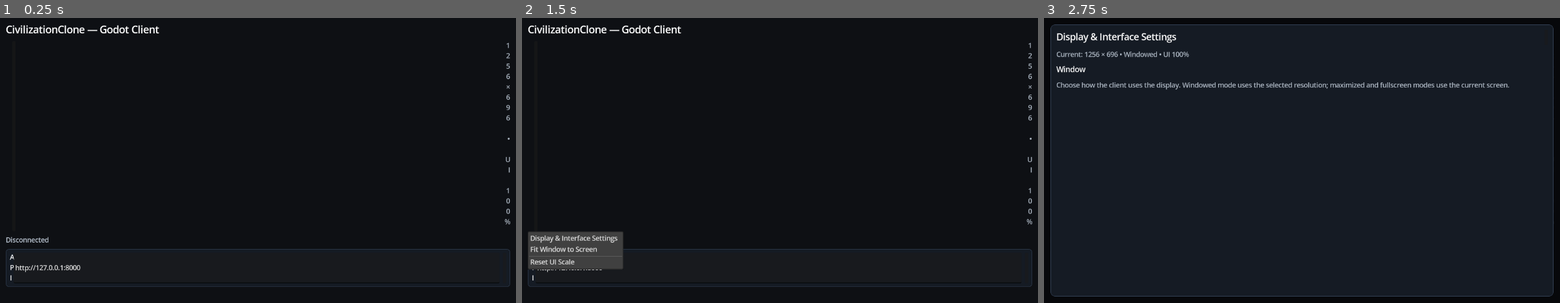
Above: before the commit, frames 1-3 (left to right).
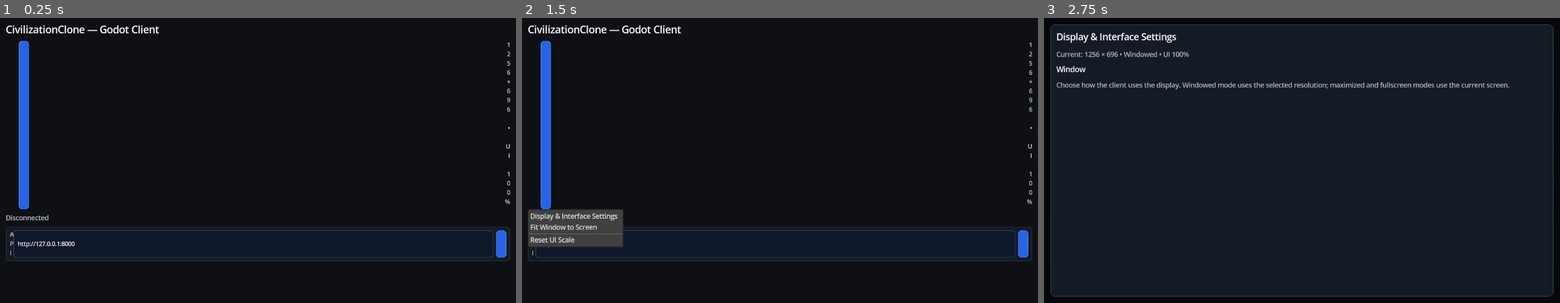
Above: after the commit, the same moments.

Repository: hasnocool/CivilizationClone
Game: Godot game, scene res://scenes/main.tscn
Same seed, same stepped clock (60 frames per second), same inputs: the game is played once before the commit and once after it.
Inputs (mouse positions are in pixels of both pictures, inside the frame that each line leads up to):
- Up to frame 1 (0.25 s): no input
- Up to frame 2 (1.5 s): tap Enter at 0.5 s; move the mouse to (893, 146) at 0.52 s; click (893, 146) at 0.67 s; click "Menu" at 1.25 s
- Up to frame 3 (2.75 s): click "Settings" at 2 s

The runs differ from the first frame. In frame 1, 3.0% of the frame differs, in the area x 1-99%, y 7-95%; in frame 2, 5.6%; in frame 3, less than 0.1%.
Error before the commit: Invalid assignment of property or key 'search_bar_enabled' with value of type 'bool' on a base object of type 'PopupMenu'. (res://scripts/ui_shell.gd:211)
Error after the commit: Invalid assignment of property or key 'search_bar_enabled' with value of type 'bool' on a base object of type 'PopupMenu'. (res://scripts/ui_shell.gd:299)

Commit message:
feat(godot): add distinct visual roles for controls and text

Diff:
--- a/clients/godot/scripts/ui_shell.gd
+++ b/clients/godot/scripts/ui_shell.gd
@@ -2,8 +2,24 @@
 extends Node
 
 const SettingsScreen := preload("res://scripts/settings_screen.gd")
+
 const PANEL_BG := Color("151b24")
 const PANEL_BORDER := Color("334155")
+const ACTION_BG := Color("2563eb")
+const ACTION_HOVER := Color("3b82f6")
+const ACTION_PRESSED := Color("1d4ed8")
+const ACTION_BORDER := Color("60a5fa")
+const SECONDARY_BG := Color("1e293b")
+const SECONDARY_HOVER := Color("334155")
+const FIELD_BG := Color("0f172a")
+const FIELD_BORDER := Color("475569")
+const FIELD_FOCUS := Color("60a5fa")
+const TITLE_TEXT := Color("f8fafc")
+const SECTION_TEXT := Color("dbeafe")
+const FIELD_LABEL_TEXT := Color("cbd5e1")
+const DESCRIPTION_TEXT := Color("94a3b8")
+const CONTROL_TEXT := Color("f8fafc")
+const DISABLED_TEXT := Color("94a3b8")
 const CONTROL_HEIGHT := 36.0
 const CONFIGURED_META := &"civilization_ui_shell_configured"
 
@@ -49,6 +65,7 @@
 	var menu := MenuButton.new()
 	menu.text = "Menu"
 	menu.custom_minimum_size.y = CONTROL_HEIGHT
+	_style_secondary_button(menu)
 	var popup := menu.get_popup()
 	popup.add_item("Display & Interface Settings", 0)
 	popup.add_item("Fit Window to Screen", 1)
@@ -60,6 +77,7 @@
 	var settings_button := Button.new()
 	settings_button.text = "Settings"
 	settings_button.custom_minimum_size.y = CONTROL_HEIGHT
+	_style_action_button(settings_button)
 	settings_button.pressed.connect(_open_settings)
 	toolbar.add_child(settings_button)
 
@@ -71,7 +89,8 @@
 	_display_label = Label.new()
 	_display_label.horizontal_alignment = HORIZONTAL_ALIGNMENT_RIGHT
 	_display_label.autowrap_mode = TextServer.AUTOWRAP_WORD_SMART
-	_display_label.modulate = Color("aeb8c4")
+	_display_label.add_theme_color_override("font_color", DESCRIPTION_TEXT)
+	_display_label.add_theme_font_size_override("font_size", 13)
 	toolbar.add_child(_display_label)
 
 	root_box.add_child(toolbar)
@@ -163,25 +182,22 @@
 
 	if control is PanelContainer:
 		_style_panel(control as PanelContainer)
-	if control is Button:
-		var button := control as Button
-		button.clip_text = true
-		button.text_overrun_behavior = TextServer.OVERRUN_TRIM_ELLIPSIS
-		button.custom_minimum_size.y = maxf(button.custom_minimum_size.y, CONTROL_HEIGHT)
+	if control is OptionButton:
+		_configure_option_button(control as OptionButton)
+	elif control is MenuButton:
+		_style_secondary_button(control as MenuButton)
+	elif control is Button:
+		_style_action_button(control as Button)
 	if control is LineEdit:
-		control.size_flags_horizontal = Control.SIZE_EXPAND_FILL
-		control.custom_minimum_size.y = maxf(control.custom_minimum_size.y, CONTROL_HEIGHT)
+		_style_line_edit(control as LineEdit)
 	if control is SpinBox:
 		control.size_flags_horizontal = Control.SIZE_EXPAND_FILL
 		control.custom_minimum_size.y = maxf(control.custom_minimum_size.y, CONTROL_HEIGHT)
-	if control is OptionButton:
-		_configure_option_button(control as OptionButton)
+		_style_line_edit((control as SpinBox).get_line_edit())
 	if control is Label:
-		var label := control as Label
-		if label.autowrap_mode == TextServer.AUTOWRAP_OFF:
-			label.autowrap_mode = TextServer.AUTOWRAP_WORD_SMART
+		_style_label(control as Label)
 	if control is RichTextLabel:
-		control.custom_minimum_size = Vector2(0, 120)
+		_style_rich_text(control as RichTextLabel)
 	if control is ScrollContainer:
 		var scroll := control as ScrollContainer
 		scroll.vertical_scroll_mode = ScrollContainer.SCROLL_MODE_AUTO
@@ -189,16 +205,83 @@
 func _style_panel(panel: PanelContainer) -> void:
 	if panel.has_theme_stylebox_override("panel"):
 		return
-	var style := StyleBoxFlat.new()
-	style.bg_color = PANEL_BG
-	style.border_color = PANEL_BORDER
-	style.set_border_width_all(1)
-	style.set_corner_radius_all(8)
-	style.content_margin_left = 10
-	style.content_margin_right = 10
-	style.content_margin_top = 9
-	style.content_margin_bottom = 9
+	var style := _box(PANEL_BG, PANEL_BORDER, 8, 10, 9)
 	panel.add_theme_stylebox_override("panel", style)
+
+func _style_action_button(button: Button) -> void:
+	button.clip_text = true
+	button.text_overrun_behavior = TextServer.OVERRUN_TRIM_ELLIPSIS
+	button.custom_minimum_size.y = maxf(button.custom_minimum_size.y, CONTROL_HEIGHT)
+	button.add_theme_stylebox_override("normal", _box(ACTION_BG, ACTION_BORDER, 7, 12, 7))
+	button.add_theme_stylebox_override("hover", _box(ACTION_HOVER, Color("93c5fd"), 7, 12, 7))
+	button.add_theme_stylebox_override("pressed", _box(ACTION_PRESSED, Color("bfdbfe"), 7, 12, 7))
+	button.add_theme_stylebox_override("focus", _box(ACTION_BG, Color("dbeafe"), 7, 11, 6, 2))
+	button.add_theme_stylebox_override("disabled", _box(Color("334155"), Color("475569"), 7, 12, 7))
+	button.add_theme_color_override("font_color", CONTROL_TEXT)
+	button.add_theme_color_override("font_hover_color", CONTROL_TEXT)
+	button.add_theme_color_override("font_pressed_color", CONTROL_TEXT)
+	button.add_theme_color_override("font_focus_color", CONTROL_TEXT)
+	button.add_theme_color_override("font_disabled_color", DISABLED_TEXT)
+	button.add_theme_font_size_override("font_size", 14)
+
+func _style_secondary_button(button: Button) -> void:
+	button.clip_text = true
+	button.text_overrun_behavior = TextServer.OVERRUN_TRIM_ELLIPSIS
+	button.custom_minimum_size.y = maxf(button.custom_minimum_size.y, CONTROL_HEIGHT)
+	button.add_theme_stylebox_override("normal", _box(SECONDARY_BG, FIELD_BORDER, 7, 12, 7))
+	button.add_theme_stylebox_override("hover", _box(SECONDARY_HOVER, Color("64748b"), 7, 12, 7))
+	button.add_theme_stylebox_override("pressed", _box(FIELD_BG, FIELD_FOCUS, 7, 12, 7))
+	button.add_theme_stylebox_override("focus", _box(SECONDARY_BG, FIELD_FOCUS, 7, 11, 6, 2))
+	button.add_theme_color_override("font_color", CONTROL_TEXT)
+	button.add_theme_color_override("font_hover_color", CONTROL_TEXT)
+	button.add_theme_color_override("font_pressed_color", CONTROL_TEXT)
+	button.add_theme_color_override("font_focus_color", CONTROL_TEXT)
+	button.add_theme_font_size_override("font_size", 14)
+
+func _style_line_edit(line_edit: LineEdit) -> void:
+	line_edit.size_flags_horizontal = Control.SIZE_EXPAND_FILL
+	line_edit.custom_minimum_size.y = maxf(line_edit.custom_minimum_size.y, CONTROL_HEIGHT)
+	line_edit.add_theme_stylebox_override("normal", _box(FIELD_BG, FIELD_BORDER, 6, 10, 6))
+	line_edit.add_theme_stylebox_override("focus", _box(FIELD_BG, FIELD_FOCUS, 6, 9, 5, 2))
+	line_edit.add_theme_stylebox_override("read_only", _box(Color("111827"), Color("334155"), 6, 10, 6))
+	line_edit.add_theme_color_override("font_color", CONTROL_TEXT)
+	line_edit.add_theme_color_override("placeholder_color", DESCRIPTION_TEXT)
+	line_edit.add_theme_color_override("caret_color", Color("bfdbfe"))
+	line_edit.add_theme_font_size_override("font_size", 14)
+
+func _style_label(label: Label) -> void:
+	if label.autowrap_mode == TextServer.AUTOWRAP_OFF:
+		label.autowrap_mode = TextServer.AUTOWRAP_WORD_SMART
+	var size := label.get_theme_font_size("font_size")
+	if size >= 20:
+		label.add_theme_color_override("font_color", TITLE_TEXT)
+		return
+	if size >= 17:
+		label.add_theme_color_override("font_color", SECTION_TEXT)
+		label.add_theme_font_size_override("font_size", maxi(size, 17))
+		return
+	if _looks_like_field_label(label):
+		label.add_theme_color_override("font_color", FIELD_LABEL_TEXT)
+		label.add_theme_font_size_override("font_size", 14)
+		return
+	if label.modulate == Color.WHITE:
+		label.add_theme_color_override("font_color", DESCRIPTION_TEXT)
+		label.add_theme_font_size_override("font_size", 13)
+
+func _looks_like_field_label(label: Label) -> bool:
+	var parent := label.get_parent()
+	if parent is GridContainer:
+		return true
+	if parent is HFlowContainer or parent is HBoxContainer:
+		var text := label.text.strip_edges()
+		return text.length() <= 24 and not text.contains("\n") and not text.contains(":")
+	return false
+
+func _style_rich_text(rich: RichTextLabel) -> void:
+	rich.custom_minimum_size = Vector2(0, 120)
+	rich.add_theme_stylebox_override("normal", _box(Color("0b1220"), Color("273449"), 6, 9, 8))
+	rich.add_theme_color_override("default_color", Color("cbd5e1"))
+	rich.add_theme_font_size_override("normal_font_size", 13)
 
 func _configure_option_button(option: OptionButton) -> void:
 	option.fit_to_longest_item = false
@@ -206,6 +289,11 @@
 	option.text_overrun_behavior = TextServer.OVERRUN_TRIM_ELLIPSIS
 	option.size_flags_horizontal = Control.SIZE_EXPAND_FILL
 	option.custom_minimum_size = Vector2(0, maxf(option.custom_minimum_size.y, CONTROL_HEIGHT))
+	_style_secondary_button(option)
+	option.add_theme_stylebox_override("normal", _box(FIELD_BG, FIELD_BORDER, 6, 10, 6))
+	option.add_theme_stylebox_override("hover", _box(Color("172033"), Color("64748b"), 6, 10, 6))
+	option.add_theme_stylebox_override("pressed", _box(Color("111827"), FIELD_FOCUS, 6, 10, 6))
+	option.add_theme_stylebox_override("focus", _box(FIELD_BG, FIELD_FOCUS, 6, 9, 5, 2))
 	var popup := option.get_popup()
 	popup.prefer_native_menu = false
 	popup.search_bar_enabled = true
@@ -237,6 +325,25 @@
 	var max_height := maxi(180, int(visible_size.y) - 48)
 	popup.max_size = Vector2i(mini(560, max_width), mini(440, max_height))
 
+func _box(
+	background: Color,
+	border: Color,
+	radius: int,
+	horizontal_padding: float,
+	vertical_padding: float,
+	border_width: int = 1
+) -> StyleBoxFlat:
+	var style := StyleBoxFlat.new()
+	style.bg_color = background
+	style.border_color = border
+	style.set_border_width_all(border_width)
+	style.set_corner_radius_all(radius)
+	style.content_margin_left = horizontal_padding
+	style.content_margin_right = horizontal_padding
+	style.content_margin_top = vertical_padding
+	style.content_margin_bottom = vertical_padding
+	return style
+
 func _find_primary_vbox(parent: Node) -> VBoxContainer:
 	for child in parent.get_children():
 		if child is VBoxContainer:
